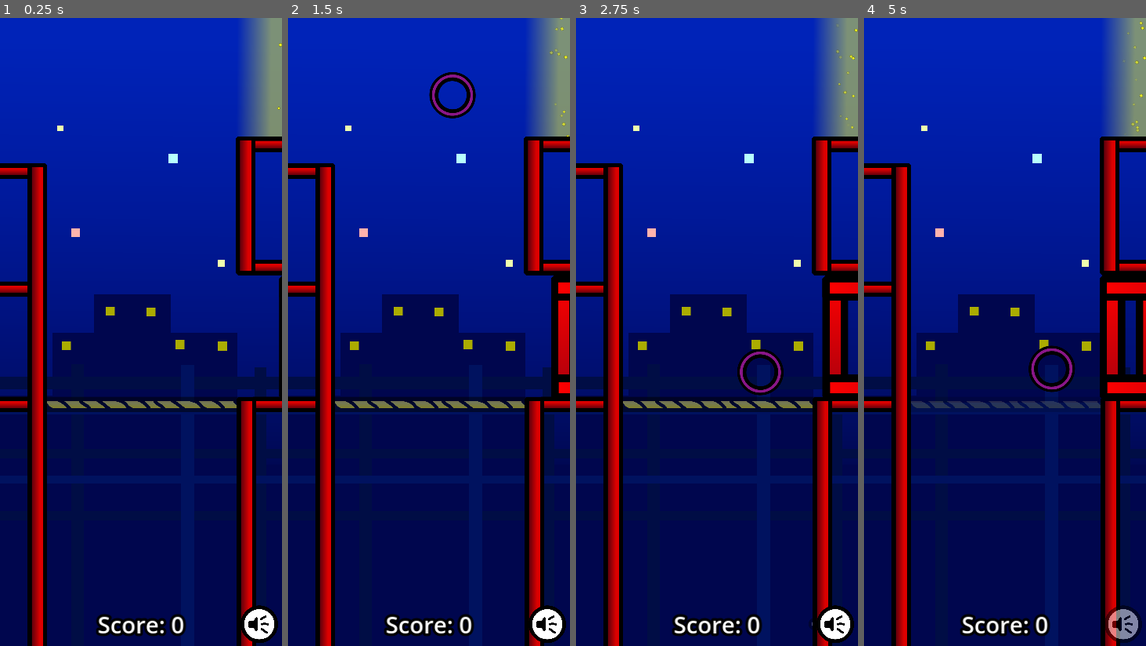
Above: before the commit, frames 1-4 (left to right).
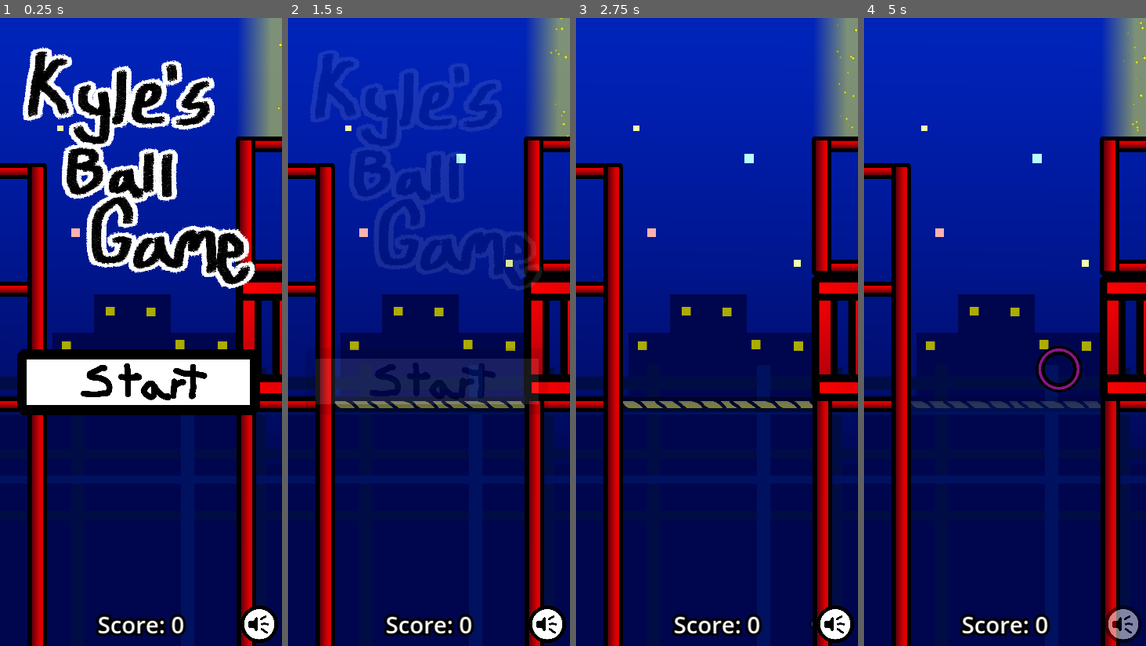
Above: after the commit, the same moments.

Repository: E1eventeen/trampoline-game
Game: Godot game, scene res://Nodes/main.tscn
Two runs of this game, one before a commit and one after it. Both use one fixed random seed, a clock stepped at 60 frames per second and the inputs below.
Inputs (mouse positions are in pixels of both pictures, inside the frame that each line leads up to):
- Up to frame 1 (0.25 s): no input
- Up to frame 2 (1.5 s): click (426, 382) at 0.52 s; click (426, 382) at 1.27 s
- Up to frame 3 (2.75 s): move the mouse to (835, 627) at 2.02 s; press the mouse at (835, 627) at 2.03 s
- Up to frame 4 (5 s): move the mouse to (948, 363) at 2.77 s; release the mouse at (948, 363) at 2.78 s; tap Middle mouse button (middle) at 2.85 s; click (948, 363) at 3.05 s; move the mouse to (1033, 193) at 3.52 s; press the mouse at (1033, 193) at 3.53 s; move the mouse to (990, 457) at 4.27 s; release the mouse at (990, 457) at 4.28 s; click (990, 457) at 4.35 s

The runs differ from the first frame. In frame 1, 23% of the frame differs, in the area x 6-100%, y 4-64%; in frame 2, 12%; in frame 3, 2.9%; in frame 4, 0.9%.

Commit message:
Day 20
Added title menu.

Diff:
--- a/Nodes/Permanent Platforms/Right/right_border.tscn
+++ b/Nodes/Permanent Platforms/Right/right_border.tscn
@@ -72,7 +72,7 @@
 centered = false
 
 [node name="door_b" type="AnimatableBody2D" parent="."]
-position = Vector2(1080, 983)
+position = Vector2(903, 983)
 
 [node name="BottomDoor" type="Sprite2D" parent="door_b"]
 texture = ExtResource("3_g5gtp")
--- /dev/null
+++ b/Nodes/TitleScreen/TitleScreen.tscn
@@ -0,0 +1,56 @@
+[gd_scene load_steps=6 format=3 uid="uid://dgq5uhkcfnsc7"]
+
+[ext_resource type="Theme" uid="uid://ly33masg85fy" path="res://theme.tres" id="1_57pq4"]
+[ext_resource type="Script" path="res://Nodes/TitleScreen/title_screen.gd" id="2_mmfg8"]
+[ext_resource type="Texture2D" uid="uid://ggnakxhmlgx5" path="res://Nodes/TitleScreen/logo.png" id="2_w0h05"]
+[ext_resource type="Texture2D" uid="uid://dnvrk8jimky06" path="res://Nodes/TitleScreen/startbutton.png" id="4_r8ww5"]
+[ext_resource type="Texture2D" uid="uid://boj30d8skcc7x" path="res://Nodes/TitleScreen/startbutton_pressed.png" id="5_mvt8l"]
+
+[node name="Title Screen" type="Control" node_paths=PackedStringArray("Logo", "StartButton")]
+layout_mode = 3
+anchors_preset = 15
+anchor_right = 1.0
+anchor_bottom = 1.0
+grow_horizontal = 2
+grow_vertical = 2
+theme = ExtResource("1_57pq4")
+script = ExtResource("2_mmfg8")
+Logo = NodePath("VBoxContainer/Control/Logo")
+StartButton = NodePath("VBoxContainer/Control2/StartButton")
+
+[node name="VBoxContainer" type="VBoxContainer" parent="."]
+layout_mode = 0
+offset_right = 40.0
+offset_bottom = 40.0
+
+[node name="Control" type="Control" parent="VBoxContainer"]
+custom_minimum_size = Vector2(1080, 1080)
+layout_mode = 2
+
+[node name="Logo" type="TextureRect" parent="VBoxContainer/Control"]
+layout_mode = 2
+offset_right = 1080.0
+offset_bottom = 1080.0
+size_flags_horizontal = 4
+size_flags_vertical = 0
+texture = ExtResource("2_w0h05")
+
+[node name="HSeparator" type="HSeparator" parent="VBoxContainer"]
+layout_mode = 2
+theme_override_constants/separation = 160
+
+[node name="Control2" type="Control" parent="VBoxContainer"]
+layout_mode = 2
+
+[node name="StartButton" type="TextureButton" parent="VBoxContainer/Control2"]
+layout_mode = 2
+offset_top = 4.0
+offset_right = 1080.0
+offset_bottom = 274.0
+size_flags_horizontal = 4
+size_flags_vertical = 4
+theme = ExtResource("1_57pq4")
+texture_normal = ExtResource("4_r8ww5")
+texture_pressed = ExtResource("5_mvt8l")
+
+[connection signal="button_up" from="VBoxContainer/Control2/StartButton" to="." method="_on_start_button_button_up"]
--- /dev/null
+++ b/Nodes/TitleScreen/title_screen.gd
@@ -0,0 +1,36 @@
+extends Control
+
+var tick = 0.0
+const floatSpeeds := Vector2(0.5, 1)
+const floatDistances := Vector2(10,10)
+
+const fadeSpeed := 1.0
+
+@export var Logo : TextureRect
+@export var StartButton : TextureButton
+
+var buttonSet = false
+var fading = false
+
+# Called when the node enters the scene tree for the first time.
+func _ready() -> void:
+	pass
+
+
+# Called every frame. 'delta' is the elapsed time since the previous frame.
+func _process(delta: float) -> void:
+
+	if fading:
+		modulate.a -= delta * fadeSpeed
+		if modulate.a <= 0.0:
+			get_parent().get_parent().play()
+			fading = false
+			modulate.a = 1
+
+	tick += delta
+	Logo.position = Vector2(cos(tick * floatSpeeds.x), sin(tick * floatSpeeds.y)) * floatDistances
+	StartButton.position = Vector2(cos(tick * floatSpeeds.x + 3), sin(tick * floatSpeeds.y + 1)) * floatDistances
+
+
+func _on_start_button_button_up() -> void:
+	fading = true
--- a/Nodes/main.gd
+++ b/Nodes/main.gd
@@ -21,8 +21,17 @@
 
 var ballQueue := []
 
+var gameState = "title"
+
 func _ready() -> void:
-	generateBall()
+	pass
+
+func play() -> void:
+	gameState = "playing"
+	$"Title Layer".visible = false
+	print("g")
+	$BallSpawnEvent.start()
+
 
 func generateBall():
 	activeBall = Ball.instantiate()
--- a/Nodes/main.tscn
+++ b/Nodes/main.tscn
@@ -8,6 +8,7 @@
 [ext_resource type="Theme" uid="uid://ly33masg85fy" path="res://theme.tres" id="6_ahybf"]
 [ext_resource type="PackedScene" uid="uid://iah4rswvsxwx" path="res://Nodes/Mutebutton/mute_button.tscn" id="6_fkvvl"]
 [ext_resource type="PackedScene" uid="uid://btrhu0rghsf5r" path="res://Nodes/ConstructionTape/construction_tape.tscn" id="6_wyqt0"]
+[ext_resource type="PackedScene" uid="uid://dgq5uhkcfnsc7" path="res://Nodes/TitleScreen/TitleScreen.tscn" id="9_kdel4"]
 
 [sub_resource type="PhysicsMaterial" id="PhysicsMaterial_tic24"]
 
@@ -24,7 +25,6 @@
 
 [node name="BallSpawnEvent" type="Timer" parent="."]
 one_shot = true
-autostart = true
 
 [node name="Play Layer" type="CanvasLayer" parent="."]
 
@@ -82,4 +82,8 @@
 [node name="ConstructionTape" parent="." instance=ExtResource("6_wyqt0")]
 position = Vector2(0, 1447)
 
+[node name="Title Layer" type="CanvasLayer" parent="."]
+
+[node name="Title Screen" parent="Title Layer" instance=ExtResource("9_kdel4")]
+
 [connection signal="timeout" from="BallSpawnEvent" to="." method="ballSpawnAttempt"]
--- a/theme.tres
+++ b/theme.tres
@@ -3,6 +3,7 @@
 [sub_resource type="FontVariation" id="FontVariation_0ry5c"]
 
 [resource]
+Button/icons/icon = null
 Label/colors/font_color = Color(1, 1, 1, 1)
 Label/colors/font_outline_color = Color(0, 0, 0, 1)
 Label/constants/outline_size = 40
Binary file added: Nodes/TitleScreen/logo.png
Not shown, added: Nodes/TitleScreen/logo.png.import
Binary file added: Nodes/TitleScreen/startbutton.png
Not shown, added: Nodes/TitleScreen/startbutton.png.import
Binary file added: Nodes/TitleScreen/startbutton_pressed.png
Not shown, added: Nodes/TitleScreen/startbutton_pressed.png.import
Not shown: 1 places in Nodes/main.tscn that only renumber resources
Not shown, changed: Builds/Trampoline Game.pck
Not shown, added: Nodes/TitleScreen/logo.kra
Not shown, added: Nodes/TitleScreen/logo.kra~
Not shown, added: Nodes/TitleScreen/logo.png~
Not shown, added: Nodes/TitleScreen/startbutton.kra
(and 4 more such lines)
